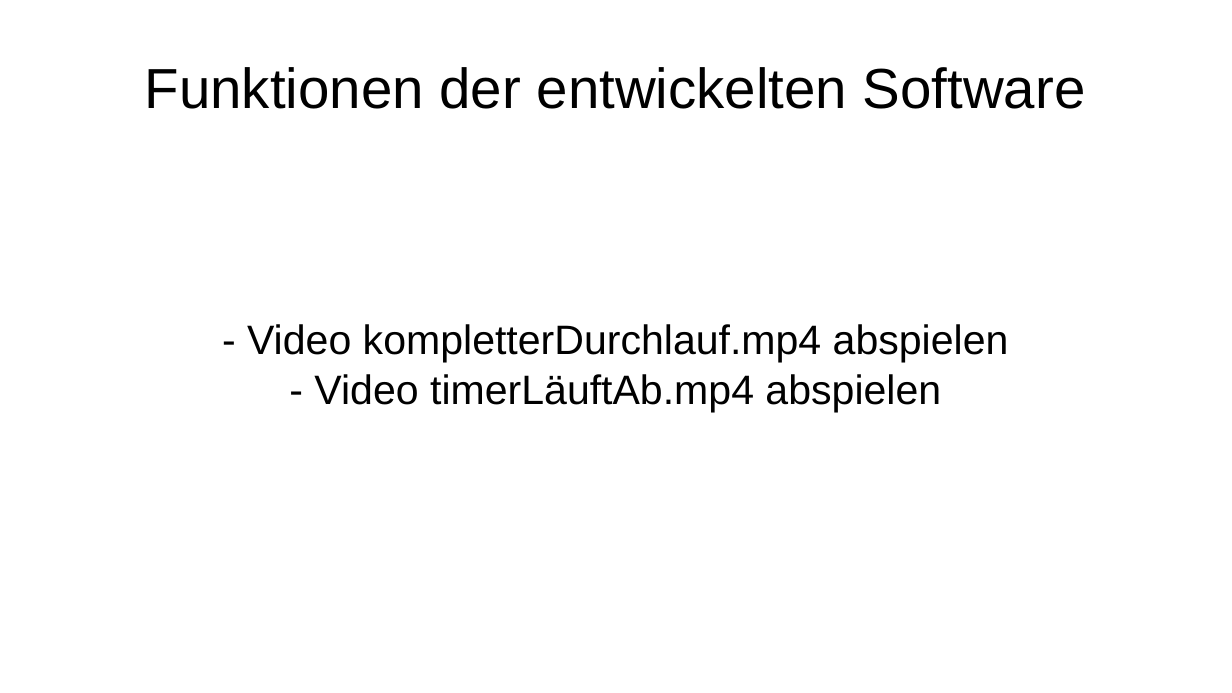
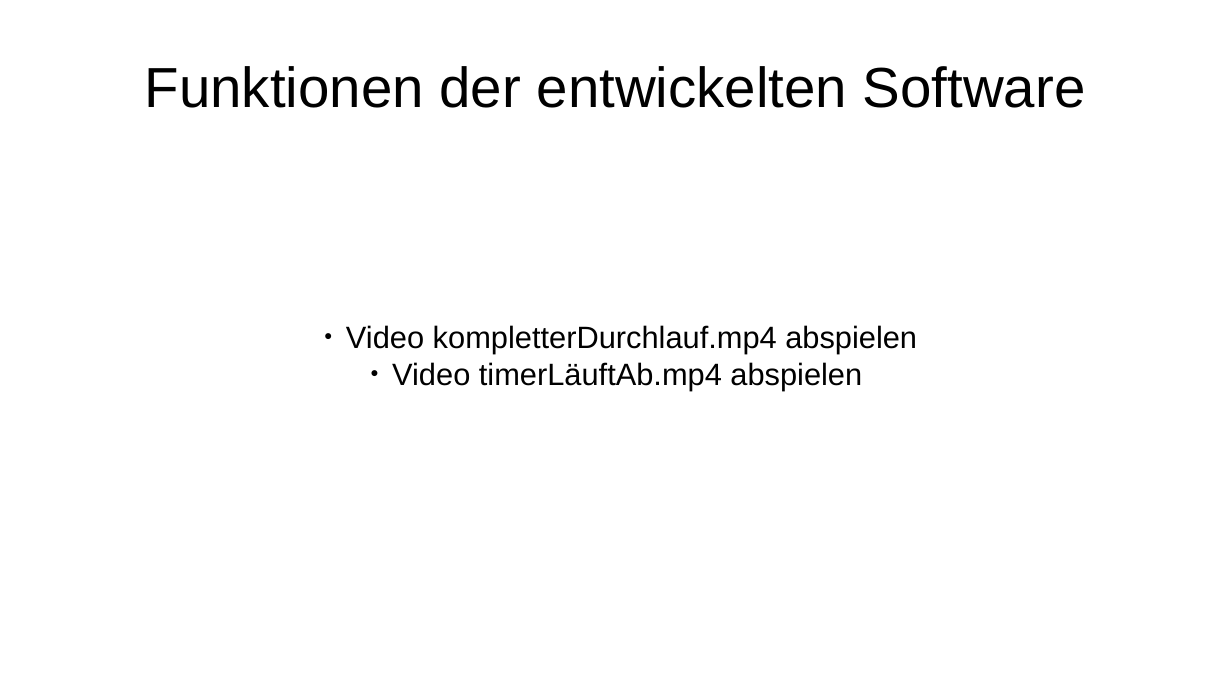
Before and after one commit to kuba22z/magic-tiles, a slide deck: slide 4 of abschlussbericht/magic-tiles.pptx. Drawn at 1232x693 pixels with LibreOffice and Linux fonts; fonts in the diff are those of the drawing. Boxes give left, top, right and bottom in pixels: in the first picture for what was removed or moved away, otherwise in the second. Text is boxed around its words. In the diff, an @@ line names an element or a change of style, - is before the commit and + after.

```diff
--- a/abschlussbericht/magic-tiles.pptx
+++ b/abschlussbericht/magic-tiles.pptx
@@ text at [346, 325, 917, 391]: text changed; size 32 to 24 pt @@
-- Video kompletterDurchlauf.mp4 abspielen
-- Video timerLäuftAb.mp4 abspielen
+  ● Video kompletterDurchlauf.mp4 abspielen
+  ● Video timerLäuftAb.mp4 abspielen
```
Also in this commit, not shown: 1 other slide changed, 1 other file.
